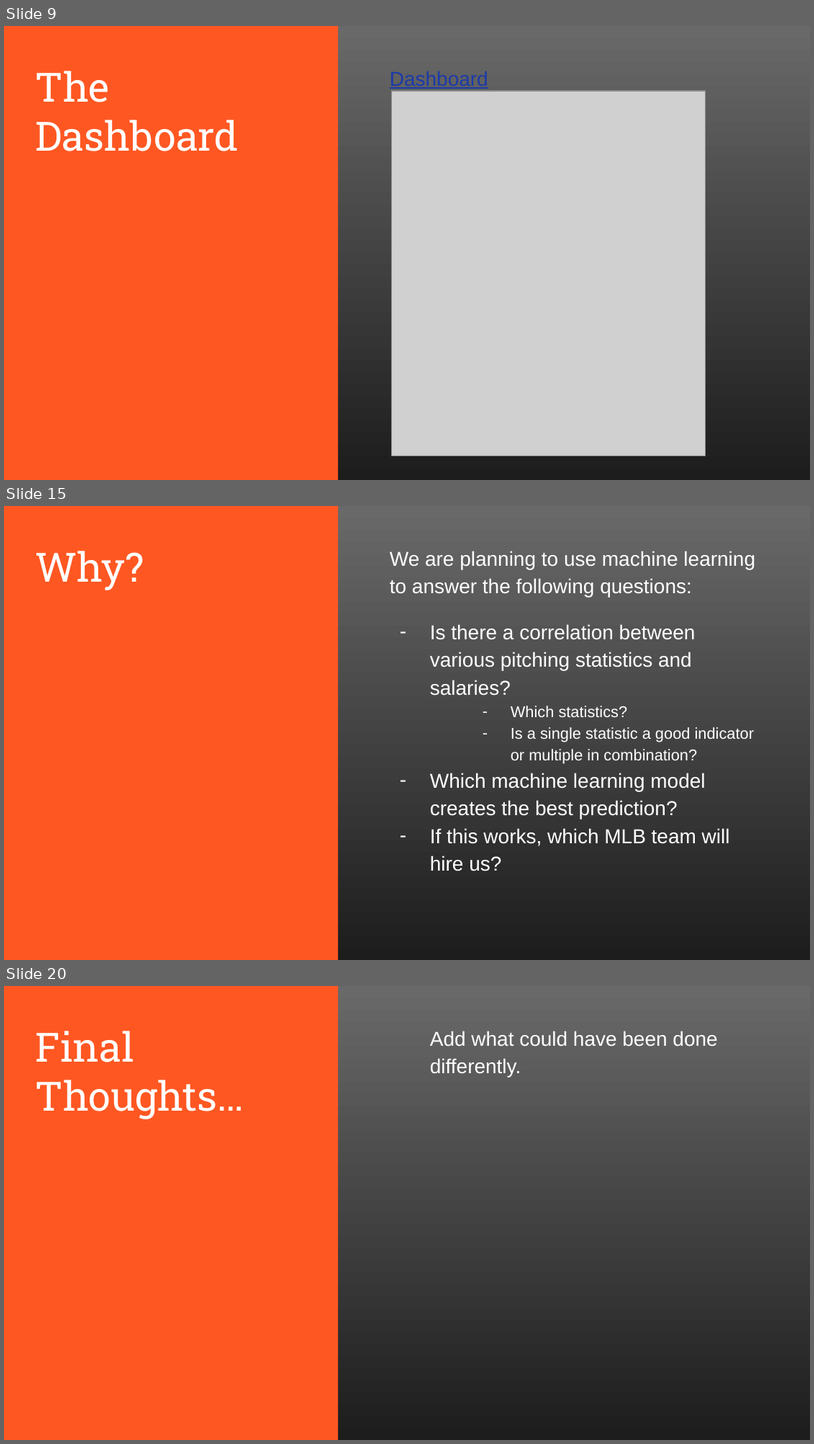
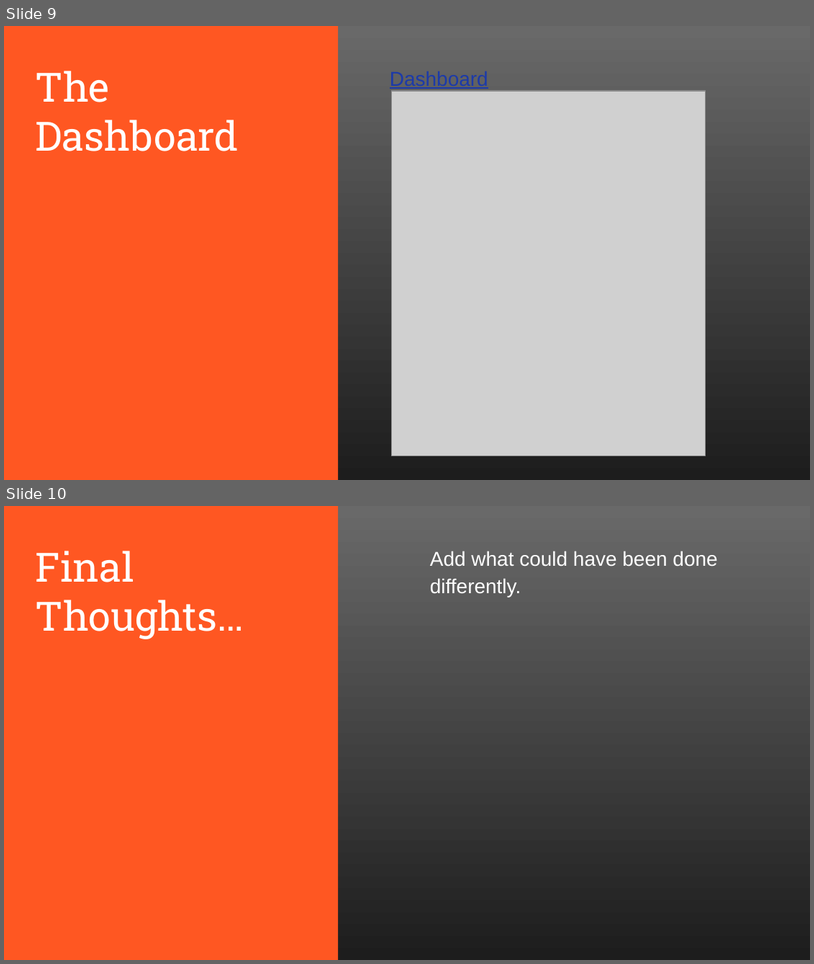
Before and after one commit to Jenny16x/TeamSix, a slide deck: Module_20_Segment2.pptx. Shown one above the other, each under a label of ours: slides 9, 15 and 20 before the commit, slides 9 and 10 after it; the slides between them are not shown. The pictures are 814x1444 and 814x964 pixels, drawn with LibreOffice and Linux fonts; fonts in the diff are those of the drawing; grey boxes stand for pictures. Boxes give left, top, right and bottom in pixels: in the first picture for what was removed or moved away, otherwise in the second. Text is boxed around its words. In the diff, an @@ line names an element or a change of style, - is before the commit and + after.

Commit message:
Updated slides

```diff
--- a/Module_20_Segment2.pptx
+++ b/Module_20_Segment2.pptx
@@ slide 15 removed at (4,506,810,960), background #FFFFFF; not listed: 2 template elements that a slide beside it also shows @@
@@ title removed at (36,551,144,590) @@
-Why?
@@ text removed at (390,551,756,871) @@
-We are planning to use machine learning to answer the following questions:
-– Is there a correlation between various pitching statistics and salaries?
-  – Which statistics?
-  – Is a single statistic a good indicator or multiple in combination?
-– Which machine learning model creates the best prediction?
-– If this works, which MLB team will hire us?
@@ what was slide 20 is now slide 10 @@
```
Also in this commit, not shown: 9 other slides removed.
